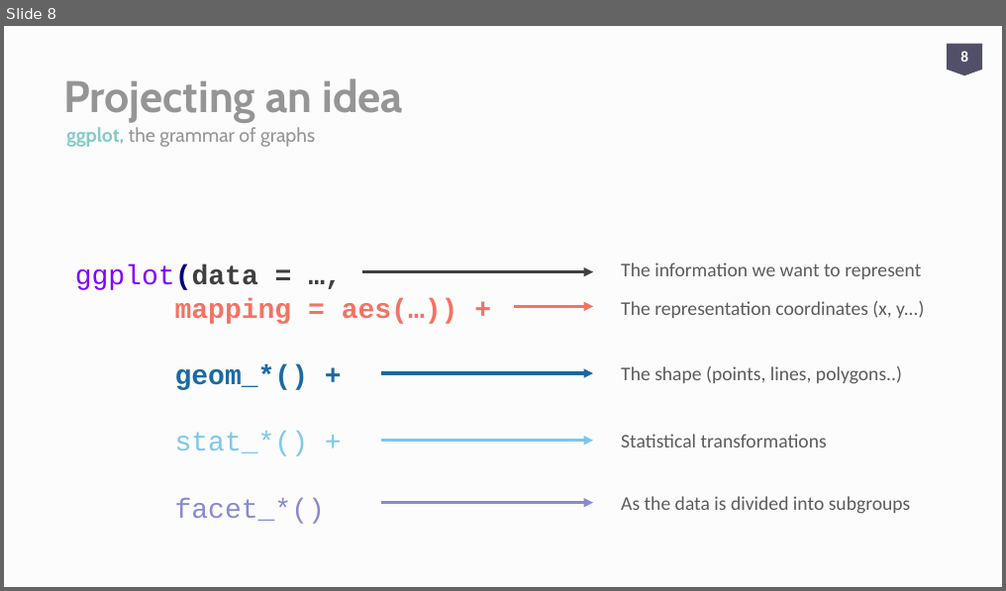
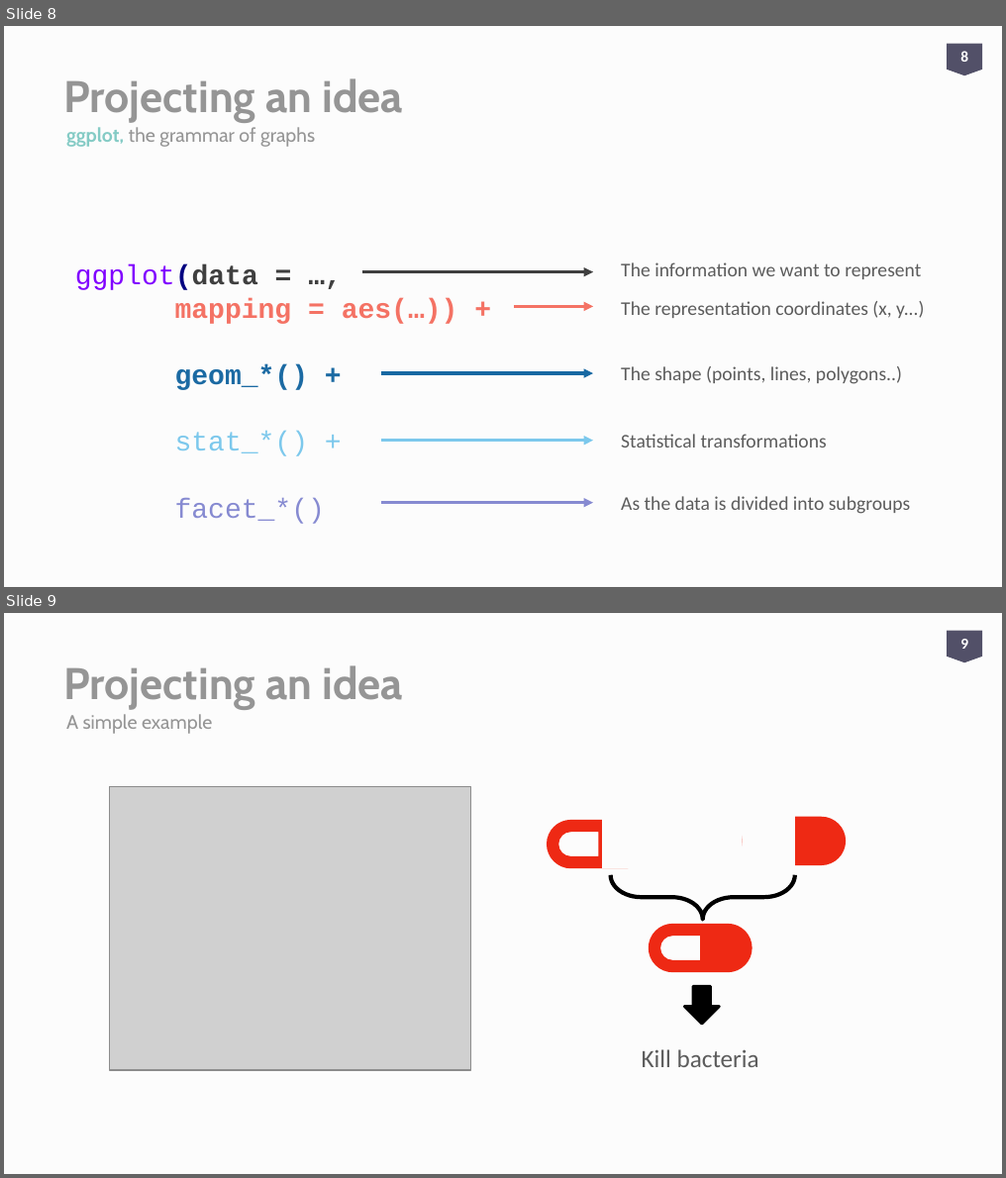
Before and after one commit to aweimann/floto-lab-learning-bioinformatics, a slide deck: presentations/R_worskshop_Statistics_analysisENG.pptx. Shown one above the other, each under a label of ours: slide 8 before the commit, slides 8 and 9 after it. The pictures are 1006x591 and 1006x1178 pixels, drawn with LibreOffice and Linux fonts; fonts in the diff are those of the drawing; grey boxes stand for pictures. Boxes give left, top, right and bottom in pixels: in the first picture for what was removed or moved away, otherwise in the second. Text is boxed around its words. In the diff, an @@ line names an element or a change of style, - is before the commit and + after.

```diff
--- a/presentations/R_worskshop_Statistics_analysisENG.pptx
+++ b/presentations/R_worskshop_Statistics_analysisENG.pptx
@@ slide 9 added at (4,613,1002,1174), background #FCFCFC @@
@@ page number added at (947,631,983,663), fill #525068, 11 pt, text #FFFFFF, bold @@
+9
@@ title added at (63,665,403,710), 32 pt, text #959595, bold @@
+Projecting an idea
@@ text added at (66,714,212,734), 14 pt, text #959595 @@
+A simple example
@@ picture added at (110,786,471,1070) @@
@@ freeform shape added at (547,820,650,868), fill #EE2914 @@
@@ rectangle added at (602,817,653,868), fill #FCFCFC @@
@@ freeform shape added at (742,817,846,865), fill #EE2914 @@
@@ rectangle added at (742,816,794,867), fill #FCFCFC @@
@@ left brace added at (610,876,795,920), outline #000000 3 pt @@
@@ freeform shape added at (648,923,752,972), fill #EE2914 @@
@@ down arrow added at (684,986,720,1024), fill #000000, outline #000000 2 pt @@
@@ text added at (642,1050,759,1067), 18 pt, text #5C5C5C @@
+Kill bacteria
```
Also in this commit, not shown: 10 slides changed, 2 other slides added, 3 other files.
